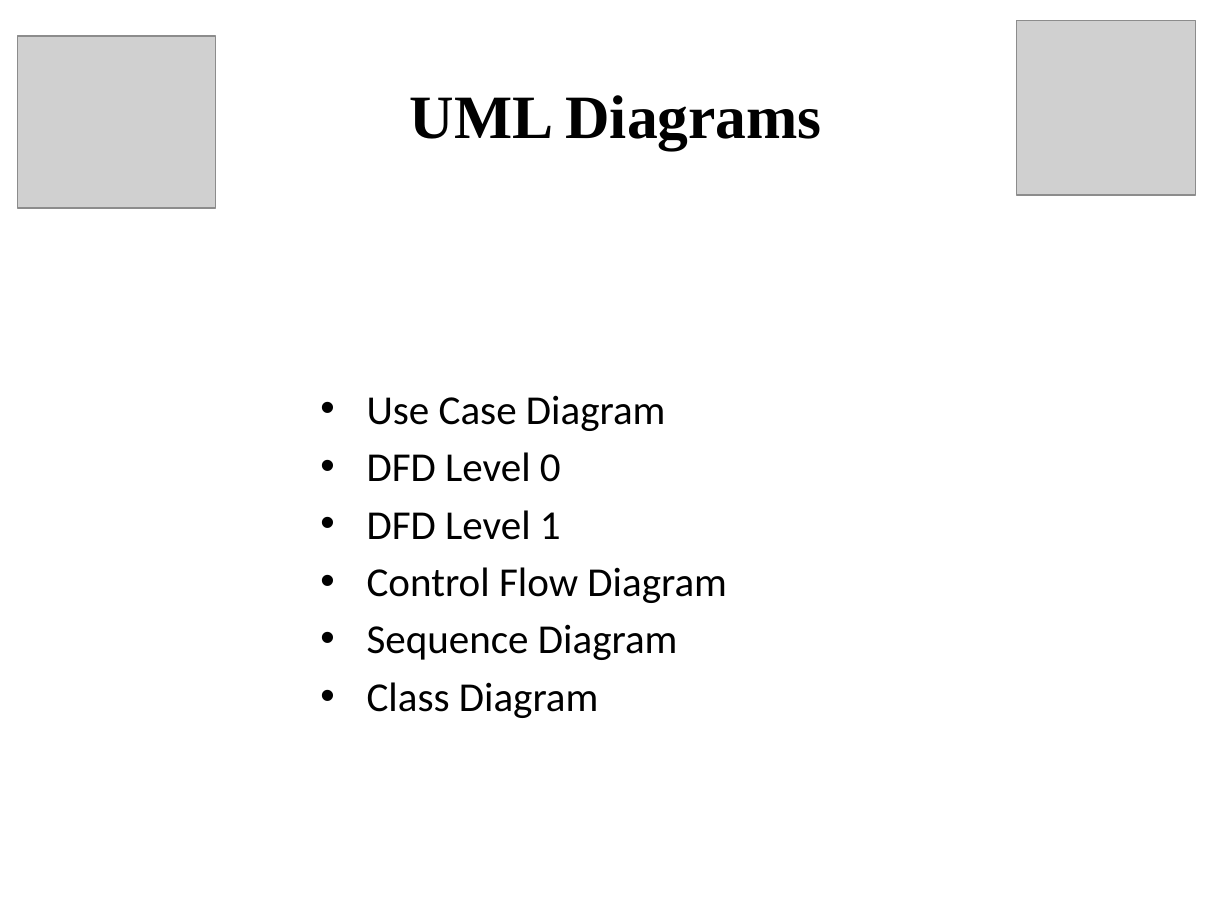
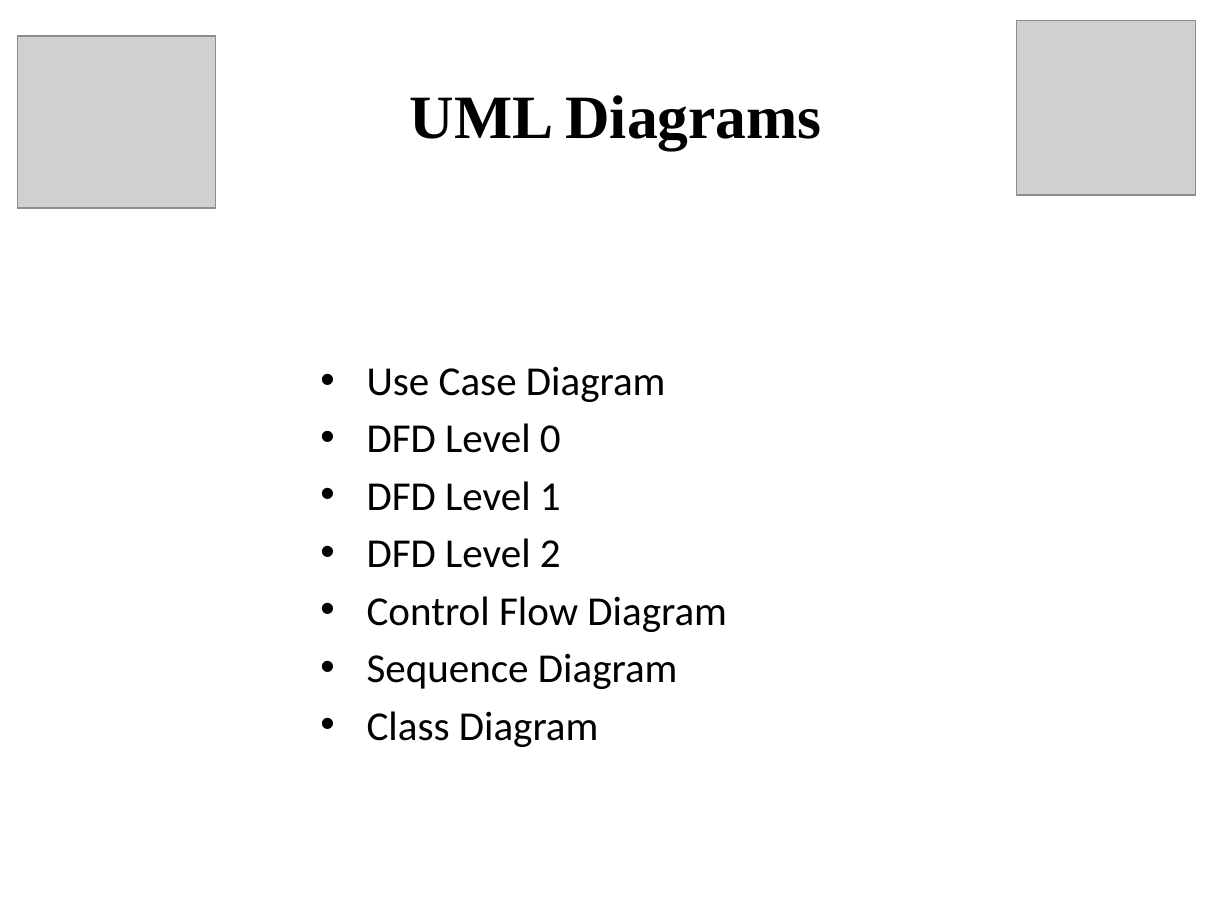
Before and after one commit to PawanBhandari03/DeepFake-Detection-Using-CrossGeneratorGeneralization, a slide deck: slide 8 of paper/reports/presentation/Final_Project_Presentation.pptx. Drawn at 1232x924 pixels with LibreOffice and Linux fonts; fonts in the diff are those of the drawing; grey boxes stand for pictures. Boxes give left, top, right and bottom in pixels: in the first picture for what was removed or moved away, otherwise in the second. Text is boxed around its words. In the diff, an @@ line names an element or a change of style, - is before the commit and + after.

```diff
--- a/paper/reports/presentation/Final_Project_Presentation.pptx
+++ b/paper/reports/presentation/Final_Project_Presentation.pptx
@@ text at (367, 538, 561, 568): paragraph added @@
+• DFD Level 2
```
Also in this commit, not shown: 3 other slides changed, 1 slide added, 24 other files.
